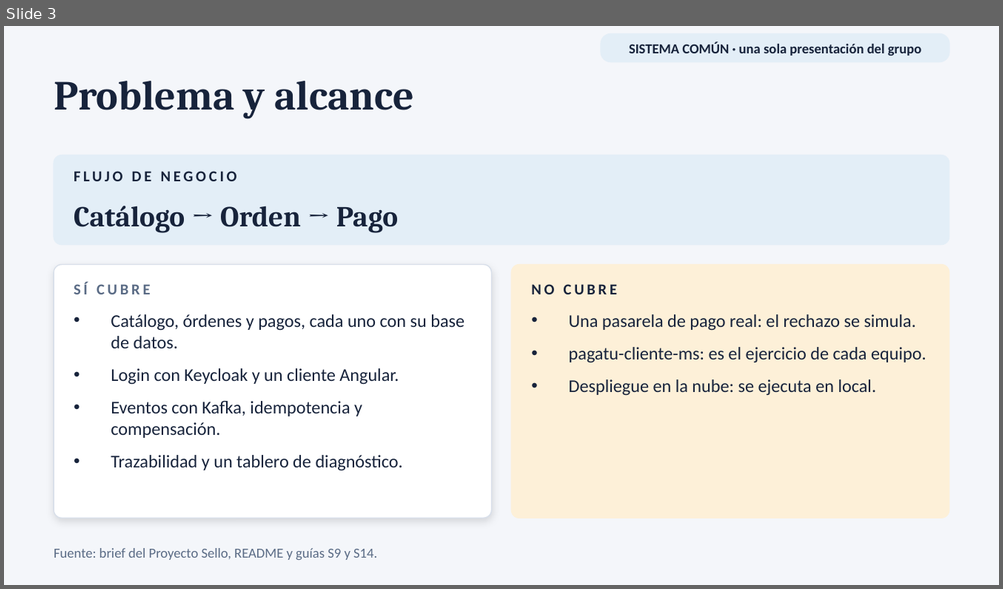
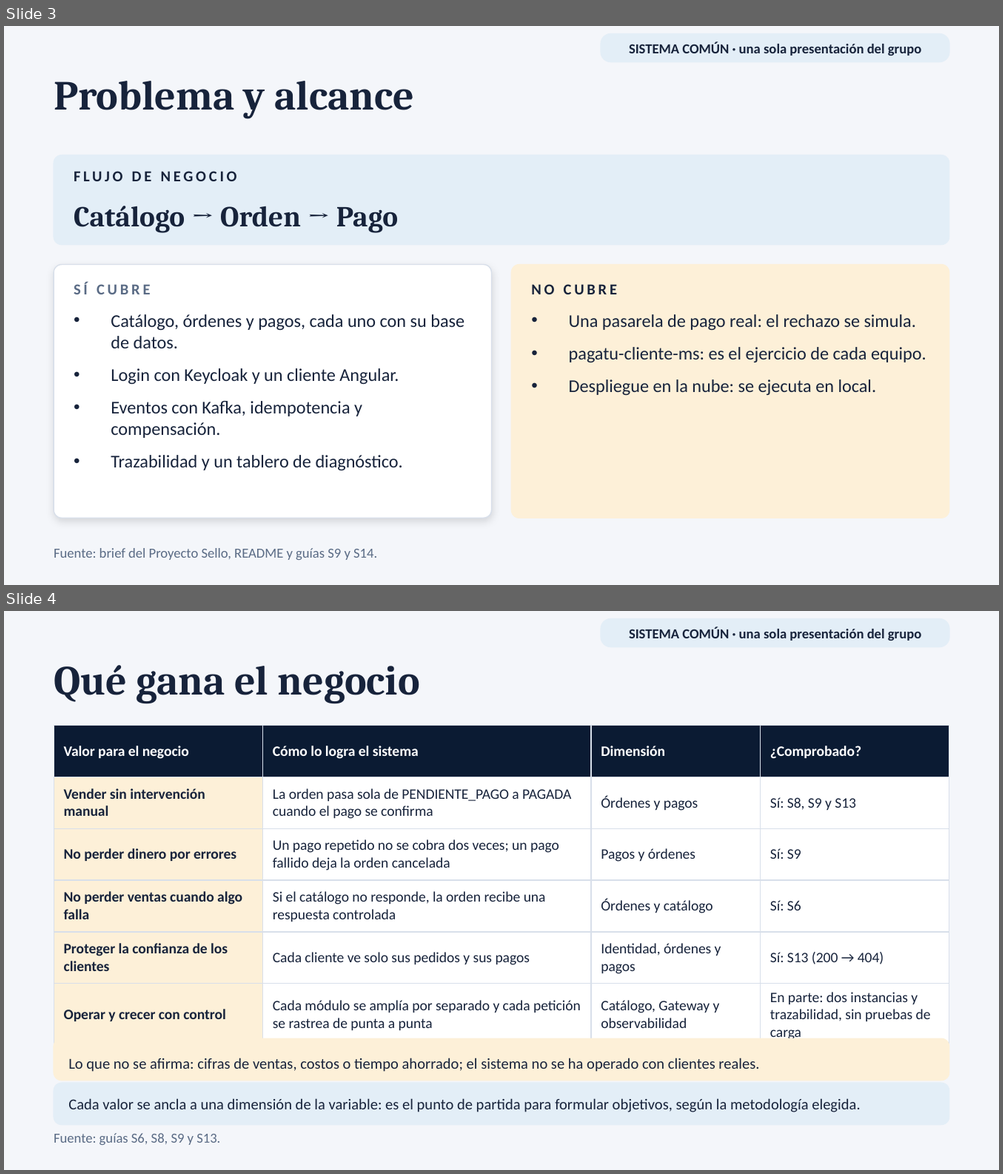
Before and after one commit to 262dist/pagatu, a slide deck: docs/presentaciones/pagatu_U3_producto_final_integrado.pptx. Shown one above the other, each under a label of ours: slide 3 before the commit, slides 3 and 4 after it. The pictures are 1003x589 and 1003x1174 pixels, drawn with LibreOffice and Linux fonts; fonts in the diff are those of the drawing. Boxes give left, top, right and bottom in pixels: in the first picture for what was removed or moved away, otherwise in the second. Text is boxed around its words. In the diff, an @@ line names an element or a change of style, - is before the commit and + after.

```diff
--- a/docs/presentaciones/pagatu_U3_producto_final_integrado.pptx
+++ b/docs/presentaciones/pagatu_U3_producto_final_integrado.pptx
@@ slide 4 added at (4, 611, 999, 1170), background #F4F6FA @@
@@ rounded rectangle added at (600, 619, 949, 647), fill #E3EEF7, outline #E3EEF7 1 pt @@
@@ text added at (629, 627, 921, 641), 10 pt, text #17233B, bold @@
+SISTEMA COMÚN · una sola presentación del grupo
@@ text added at (54, 665, 420, 703), 30 pt, text #17233B, bold @@
+Qué gana el negocio
@@ table added at (54, 726, 949, 1047), 6 rows, 4 columns @@
+Valor para el negocio | Cómo lo logra el sistema | Dimensión | ¿Comprobado?
+Vender sin intervención manual | La orden pasa sola de PENDIENTE_PAGO a PAGADA cuando el pago se confirma | Órdenes y pagos | Sí: S8, S9 y S13
+No perder dinero por errores | Un pago repetido no se cobra dos veces; un pago fallido deja la orden cancelada | Pagos y órdenes | Sí: S9
+No perder ventas cuando algo falla | Si el catálogo no responde, la orden recibe una respuesta controlada | Órdenes y catálogo | Sí: S6
+Proteger la confianza de los clientes | Cada cliente ve solo sus pedidos y sus pagos | Identidad, órdenes y pagos | Sí: S13 (200 → 404)
+Operar y crecer con control | Cada módulo se amplía por separado y cada petición se rastrea de punta a punta | Catálogo, Gateway y observabilidad | En parte: dos instancias y trazabilidad, sin pruebas de carga
@@ rounded rectangle added at (54, 1039, 949, 1080), fill #FDF0D8, outline #FDF0D8 0.75 pt @@
@@ text added at (68, 1058, 759, 1072), 11 pt, text #17233B @@
+Lo que no se afirma: cifras de ventas, costos o tiempo ahorrado; el sistema no se ha operado con clientes reales.
@@ rounded rectangle added at (54, 1083, 949, 1125), fill #E3EEF7, outline #E3EEF7 0.75 pt @@
@@ text added at (68, 1099, 859, 1113), 11 pt, text #17233B @@
+Cada valor se ancla a una dimensión de la variable: es el punto de partida para formular objetivos, según la metodología elegida.
@@ text added at (54, 1133, 220, 1145), 10 pt, text #5A6B85 @@
+Fuente: guías S6, S8, S9 y S13.
```
Also in this commit, not shown: 2 slides changed, 2 other files.
